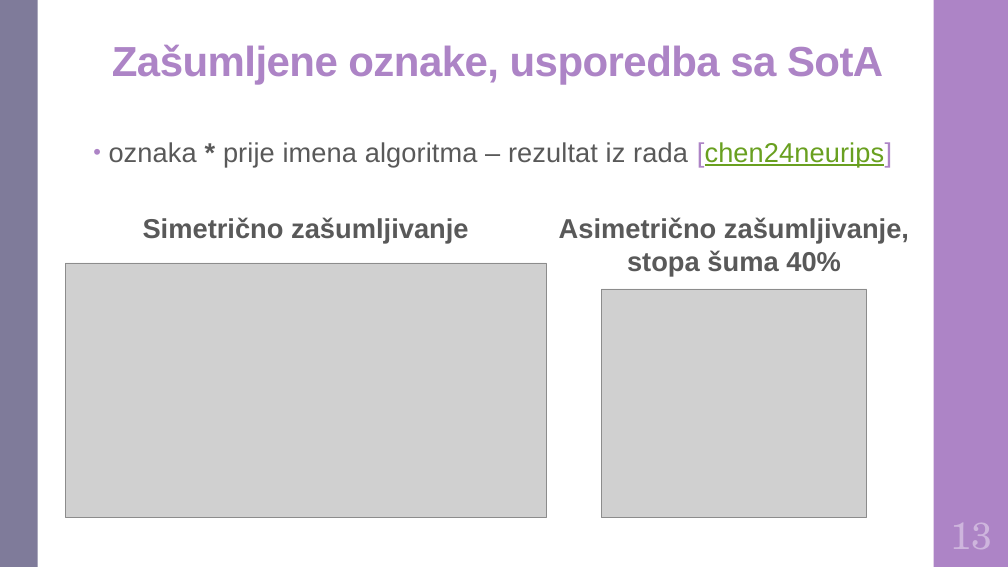
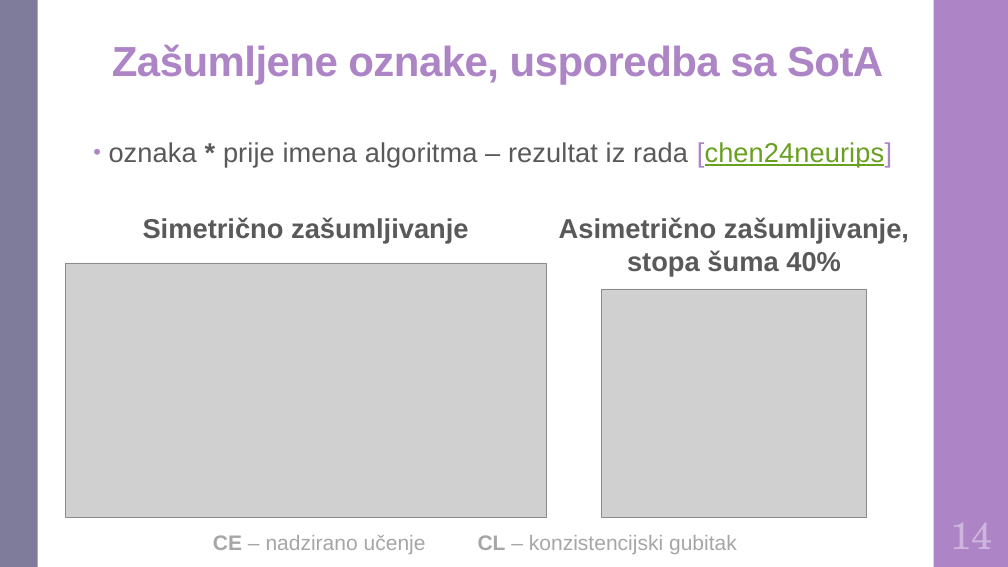
Before and after one commit to DomJamb/Diplomski-Rad-Doku, a slide deck: slide 18 of Prezentacija/Varijacijsko učenje na zašumljenim oznakama.pptx (slide 16 before the commit). Drawn at 1008x567 pixels with LibreOffice and Linux fonts; fonts in the diff are those of the drawing; grey boxes stand for pictures. Boxes give left, top, right and bottom in pixels: in the first picture for what was removed or moved away, otherwise in the second. Text is boxed around its words. In the diff, an @@ line names an element or a change of style, - is before the commit and + after.

```diff
--- a/Prezentacija/Varijacijsko učenje na zašumljenim oznakama.pptx
+++ b/Prezentacija/Varijacijsko učenje na zašumljenim oznakama.pptx
@@ text added at (213, 535, 737, 554), 20 pt, text #A6A6A6 @@
+CE – nadzirano učenje CL – konzistencijski gubitak
@@ text at (950, 523, 992, 549): text changed @@
-13
+14
```
Also in this commit, not shown: 14 other slides changed, 2 slides added, 1 other file.
